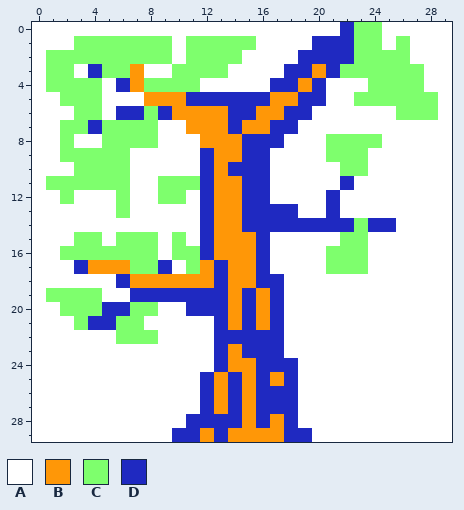
Two states of a pixel-art sprite, ultralight/assets/images/tree2.png. The first picture shows the starting point.
The file is 30x30 pixels.
Palette (. is transparent): A #ffffff  B #ff9707  C #7eff6d  D #1f29c1
Pixels before, first column x 0:
 0 AAAAAAAAAAAAAAAAAAAAAADCCAAAAA
 1 AAACCCCCCCACCCCCAAAADDDCCACAAA
 2 ACCCCCCCCCACCCCAAAADDDDCCCCAAA
 3 ACCADCCBAACCCCAAAADDBDCCCCCCAA
 4 ACCCCADBCCCCAAAAADDBDAAACCCCAA
 5 AACCCAAABBBDDDDDDBBDDAACCCCCCA
 6 AAACCADDCDBBBBDDBBDDAAAAAACCCA
 7 AACCDCCCCAABBBDBBDDAAAAAAAAAAA
 8 AACAACCCCAAABBBDDDAAACCCCAAAAA
 9 AACCCCCAAAAADBBDDAAAACCCAAAAAA
10 AAACCCCAAAAADBDDDAAAAACCAAAAAA
11 ACCCCCCAACCCDBBDDAAAAADAAAAAAA
12 AACAAACAACCADBBDDAAAADAAAAAAAA
13 AAAAAACAAAAADBBDDDDAADAAAAAAAA
14 AAAAAAAAAAAADBBDDDDDDDDCDDAAAA
15 AAACCACCCACADBBBDAAAAACCAAAAAA
16 AACCCCCCCACCDBBBDAAAACCCAAAAAA
17 AAADBBBCCDACBDBBDAAAACCCAAAAAA
18 AAAAAADBBBBBBDBBDDAAAAAAAAAAAA
19 ACCCCAADDDDDDDBDBDAAAAAAAAAAAA
20 AACCCDDCCAADDDBDBDAAAAAAAAAAAA
21 AAACDDCCAAAAADBDBDAAAAAAAAAAAA
22 AAAAAACCCAAAADDDDDAAAAAAAAAAAA
23 AAAAAAAAAAAAADBDDDAAAAAAAAAAAA
24 AAAAAAAAAAAAADBBDDDAAAAAAAAAAA
25 AAAAAAAAAAAADBDBDBDAAAAAAAAAAA
26 AAAAAAAAAAAADBDBDDDAAAAAAAAAAA
27 AAAAAAAAAAAADBDBDDDAAAAAAAAAAA
28 AAAAAAAAAAADDDDBDBDAAAAAAAAAAA
29 AAAAAAAAAADDBDBBBBDDAAAAAAAAAA
After the commit:
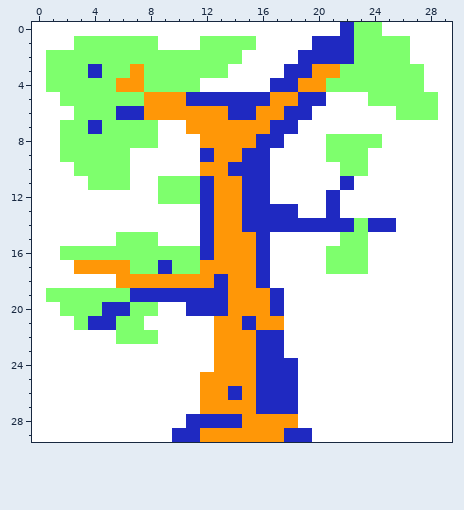
Difference:
{"y":1,"x":9,"old":"C","new":"A"}
{"y":1,"x":11,"old":"C","new":"A"}
{"y":1,"x":25,"old":"A","new":"C"}
{"y":2,"x":10,"old":"A","new":"C"}
{"y":3,"x":3,"old":"A","new":"C"}
{"y":3,"x":8,"old":"AA","new":"CC"}
{"y":3,"x":21,"old":"D","new":"B"}
{"y":4,"x":5,"old":"AD","new":"CB"}
{"y":4,"x":20,"old":"DAAA","new":"BCCC"}
{"y":5,"x":5,"old":"AAA","new":"CCC"}
{"y":5,"x":23,"old":"C","new":"A"}
{"y":6,"x":5,"old":"A","new":"C"}
{"y":6,"x":8,"old":"CD","new":"BB"}
{"y":7,"x":14,"old":"D","new":"B"}
{"y":8,"x":3,"old":"AA","new":"CC"}
{"y":8,"x":15,"old":"D","new":"B"}
{"y":10,"x":12,"old":"D","new":"B"}
{"y":11,"x":1,"old":"CCC","new":"AAA"}
{"y":12,"x":2,"old":"C","new":"A"}
{"y":12,"x":6,"old":"C","new":"A"}
{"y":12,"x":11,"old":"A","new":"C"}
{"y":13,"x":6,"old":"C","new":"A"}
{"y":15,"x":3,"old":"CC","new":"AA"}
{"y":15,"x":10,"old":"C","new":"A"}
{"y":16,"x":9,"old":"A","new":"C"}
{"y":17,"x":3,"old":"D","new":"B"}
{"y":17,"x":10,"old":"A","new":"C"}
{"y":17,"x":13,"old":"D","new":"B"}
{"y":18,"x":6,"old":"D","new":"B"}
{"y":18,"x":17,"old":"D","new":"A"}
{"y":19,"x":5,"old":"AA","new":"CC"}
{"y":19,"x":15,"old":"D","new":"B"}
{"y":20,"x":15,"old":"D","new":"B"}
{"y":21,"x":13,"old":"D","new":"B"}
{"y":21,"x":17,"old":"D","new":"B"}
{"y":22,"x":13,"old":"DDD","new":"BBB"}
{"y":23,"x":13,"old":"D","new":"B"}
{"y":23,"x":15,"old":"D","new":"B"}
{"y":24,"x":13,"old":"D","new":"B"}
{"y":25,"x":12,"old":"D","new":"B"}
{"y":25,"x":14,"old":"D","new":"B"}
{"y":25,"x":17,"old":"B","new":"D"}
{"y":26,"x":12,"old":"D","new":"B"}
{"y":27,"x":12,"old":"D","new":"B"}
{"y":27,"x":14,"old":"D","new":"B"}
{"y":28,"x":16,"old":"D","new":"B"}
{"y":28,"x":18,"old":"D","new":"B"}
{"y":29,"x":13,"old":"D","new":"B"}
{"label":"changed","picture_box":[46,36,396,442]}
